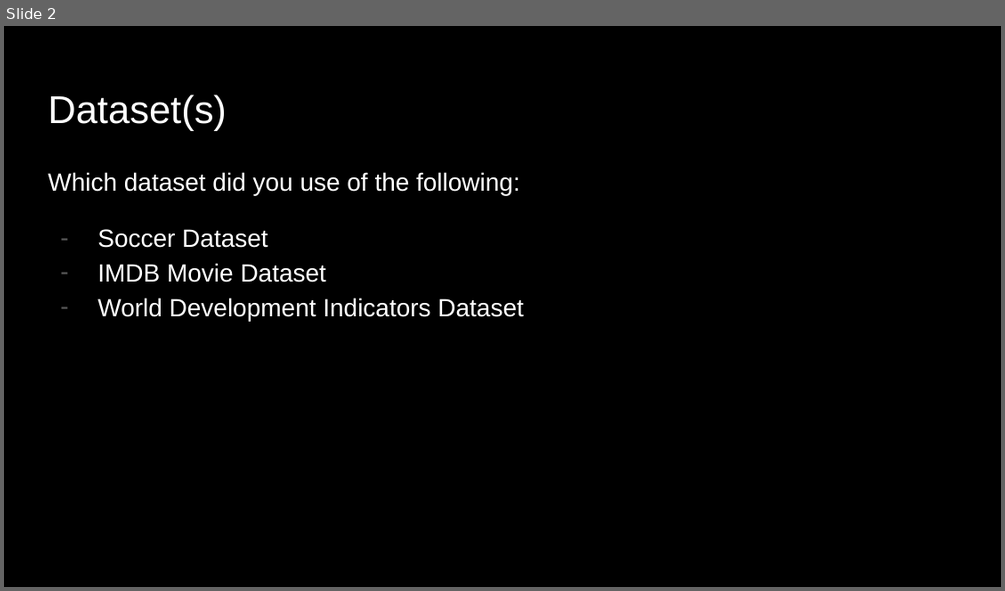
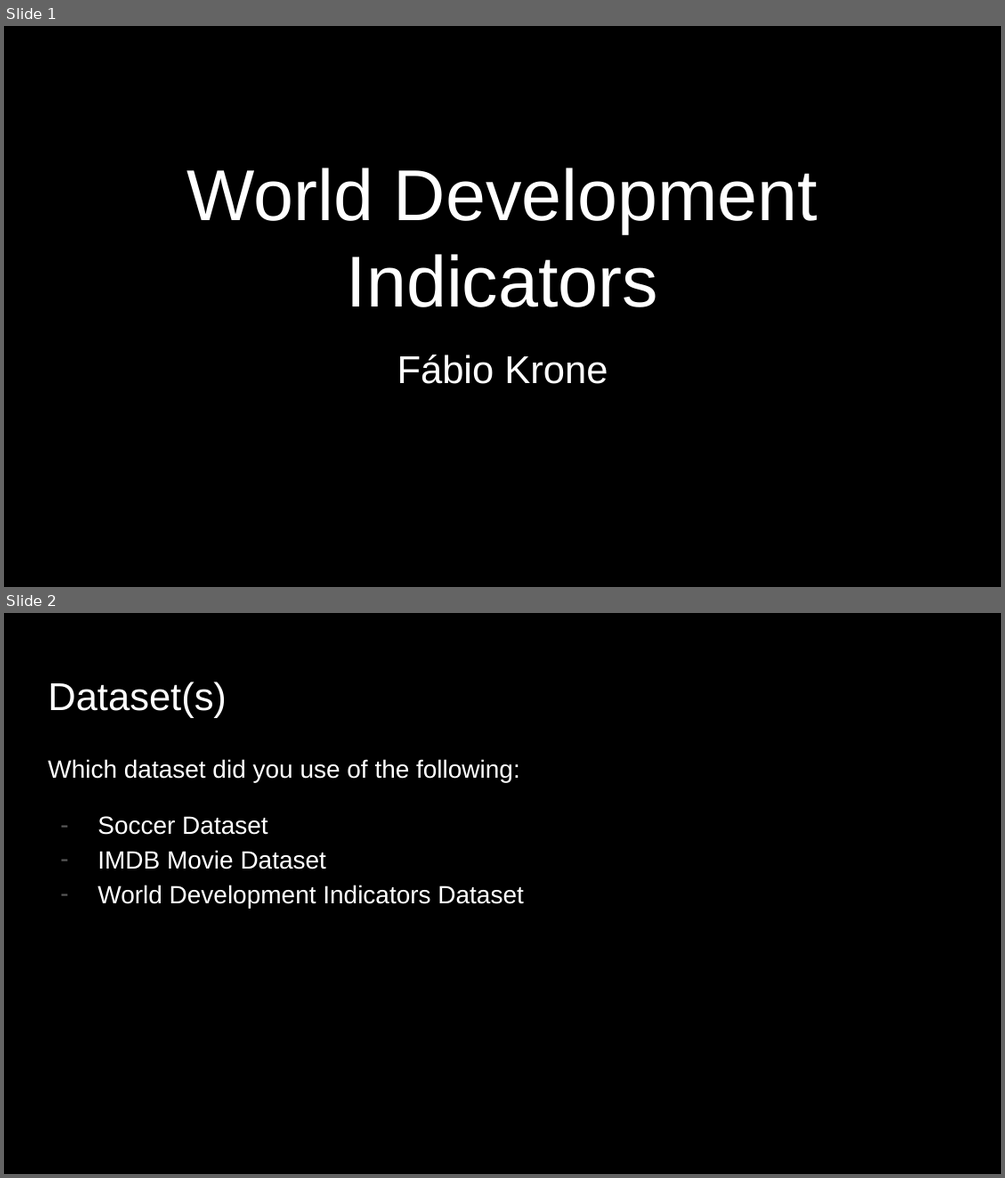
Before and after one commit to fabiokrone/DS_World_Development_Indicators, a slide deck: DSE 200X_ Mini Project Presentation.pptx. Shown one above the other, each under a label of ours: slide 2 before the commit, slides 1 and 2 after it. The pictures are 1005x591 and 1005x1178 pixels, drawn with LibreOffice and Linux fonts; fonts in the diff are those of the drawing. Boxes give left, top, right and bottom in pixels: in the first picture for what was removed or moved away, otherwise in the second. Text is boxed around its words. In the diff, an @@ line names an element or a change of style, - is before the commit and + after.

```diff
--- a/DSE 200X_ Mini Project Presentation.pptx
+++ b/DSE 200X_ Mini Project Presentation.pptx
@@ slide 1 added at (4, 26, 1001, 587), background #000000 @@
@@ title added at (187, 168, 817, 307), 52 pt, text #FFFFFF @@
+World Development
+Indicators
@@ subtitle added at (397, 354, 607, 384), 28 pt, text #FFFFFF @@
+Fábio Krone
```
Also in this commit, not shown: 1 slide removed, 2 other files.
